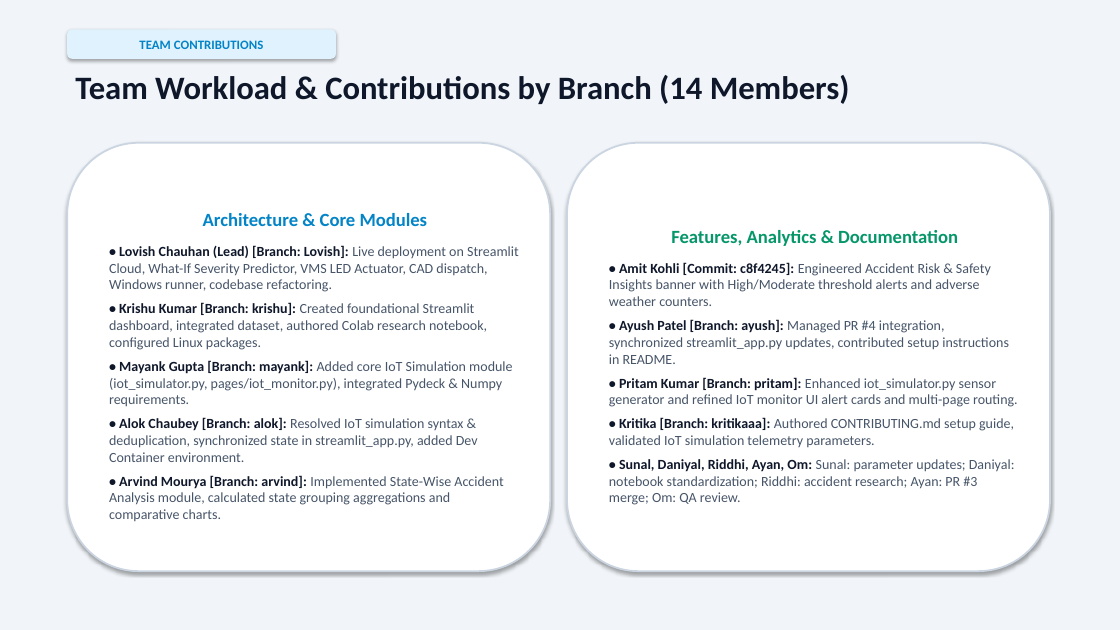
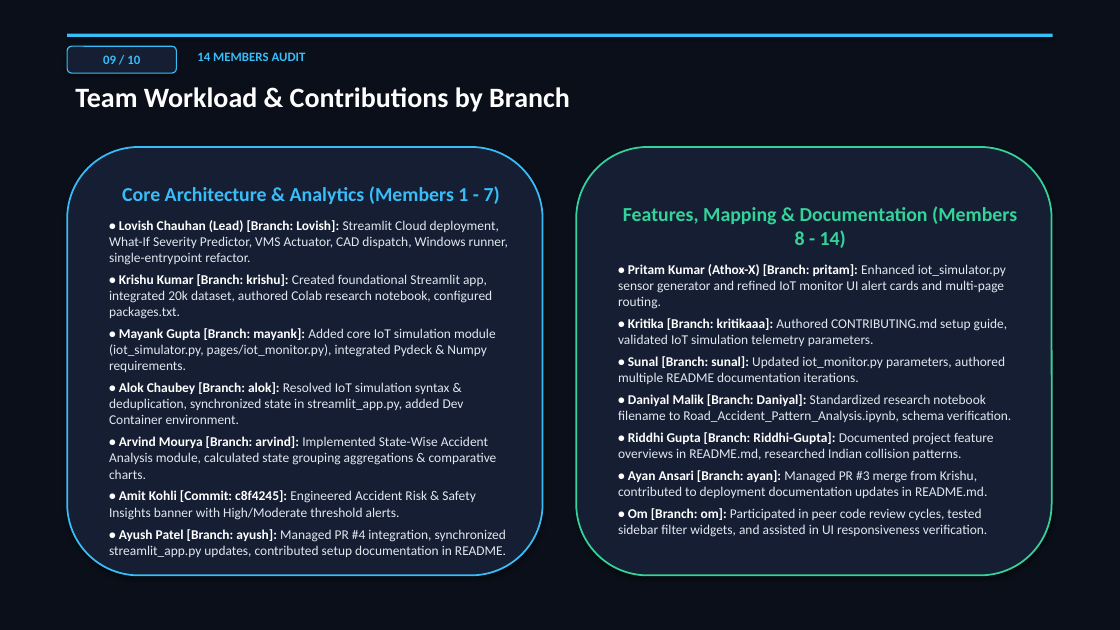
Before and after one commit to igris-bit/Road-Accident-Pattern-Analysis, a slide deck: slide 9 of docs/presentation/Road_Accident_Pattern_Analysis_Presentation.pptx. Drawn at 1120x630 pixels with LibreOffice and Linux fonts; fonts in the diff are those of the drawing. Boxes give left, top, right and bottom in pixels: in the first picture for what was removed or moved away, otherwise in the second. Text is boxed around its words. In the diff, an @@ line names an element or a change of style, - is before the commit and + after.

Commit message:
Redesign PPTX with modern deep obsidian tech theme, strict mathematical alignment, and high-visibility typography

```diff
--- a/docs/presentation/Road_Accident_Pattern_Analysis_Presentation.pptx
+++ b/docs/presentation/Road_Accident_Pattern_Analysis_Presentation.pptx
@@ rectangle at (x1=0, y1=0, x2=1120, y2=630): fill #F1F5F9 to #0B0F19 @@
@@ rounded rectangle removed at (x1=67, y1=29, x2=336, y2=59) @@
-TEAM CONTRIBUTIONS
@@ rectangle added at (x1=67, y1=34, x2=1053, y2=37), fill #38BDF8 @@
@@ rounded rectangle added at (x1=67, y1=46, x2=176, y2=73), fill #151E32, outline #38BDF8 1 pt, 11 pt, text #38BDF8, bold @@
+09 / 10
@@ text added at (x1=197, y1=52, x2=306, y2=61), 11 pt, text #38BDF8, bold @@
+14 MEMBERS AUDIT
@@ text at (x1=75, y1=87, x2=570, y2=112): text changed; size 28 to 24 pt; text colour #0F172A to #FFFFFF @@
-Team Workload & Contributions by Branch (14 Members)
+Team Workload & Contributions by Branch
@@ rounded rectangle "Core Architecture & Analytics (Members ..." resized from (x1=67, y1=143, x2=550, y2=571) to (x1=67, y1=147, x2=543, y2=576) @@
@@ rounded rectangle "Core Architecture & Analytics (Members ..." at (x1=67, y1=147, x2=543, y2=576): fill #FFFFFF to #151E32; outline #CBD5E1 1.5 pt to #38BDF8 1.5 pt @@
@@ rounded rectangle "Features, Mapping & Documentation (Members ..." resized from (x1=567, y1=143, x2=1050, y2=571) to (x1=576, y1=147, x2=1052, y2=576) @@
@@ rounded rectangle "Features, Mapping & Documentation (Members ..." at (x1=576, y1=147, x2=1052, y2=576): fill #FFFFFF to #151E32; outline #CBD5E1 1.5 pt to #34D399 1.5 pt @@
@@ text in rounded rectangle at (x1=109, y1=186, x2=508, y2=372): text changed; size 12 to 11.5 pt; text colour #475569 to #E2E8F0 @@
-Architecture & Core Modules
-• Lovish Chauhan (Lead) [Branch: Lovish]: Live deployment on Streamlit Cloud, What-If Severity Predictor, VMS LED Actuator, CAD dispatch, Windows runner, codebase refactoring.
-• Krishu Kumar [Branch: krishu]: Created foundational Streamlit dashboard, integrated dataset, authored Colab research notebook, configured Linux packages.
-• Mayank Gupta [Branch: mayank]: Added core IoT Simulation module (iot_simulator.py, pages/iot_monitor.py), integrated Pydeck & Numpy requirements.
+Core Architecture & Analytics (Members 1 - 7)
+• Lovish Chauhan (Lead) [Branch: Lovish]: Streamlit Cloud deployment, What-If Severity Predictor, VMS Actuator, CAD dispatch, Windows runner, single-entrypoint refactor.
+• Krishu Kumar [Branch: krishu]: Created foundational Streamlit app, integrated 20k dataset, authored Colab research notebook, configured packages.txt.
+• Mayank Gupta [Branch: mayank]: Added core IoT simulation module (iot_simulator.py, pages/iot_monitor.py), integrated Pydeck & Numpy requirements.
@@ text in rounded rectangle at (x1=618, y1=206, x2=1017, y2=309): text changed; size 12 to 11.5 pt; text colour #475569 to #E2E8F0 @@
-Features, Analytics & Documentation
-• Amit Kohli [Commit: c8f4245]: Engineered Accident Risk & Safety Insights banner with High/Moderate threshold alerts and adverse weather counters.
-• Ayush Patel [Branch: ayush]: Managed PR #4 integration, synchronized streamlit_app.py updates, contributed setup instructions in README.
-• Pritam Kumar [Branch: pritam]: Enhanced iot_simulator.py sensor generator and refined IoT monitor UI alert cards and multi-page routing.
+Features, Mapping & Documentation (Members 8 - 14)
+• Pritam Kumar (Athox-X) [Branch: pritam]: Enhanced iot_simulator.py sensor generator and refined IoT monitor UI alert cards and multi-page routing.
@@ text in rounded rectangle at (x1=618, y1=318, x2=1008, y2=346): size 12 to 11.5 pt in "• Kritika [Branch: kritikaaa]: Authored CONTRIBUTING.md setu ..."; text colour #0F172A to #FFFFFF in "• Kritika [Branch: kritikaaa]:"; text colour #475569 to #E2E8F0 in "Authored CONTRIBUTING.md setup guide, validated IoT simulati ..."; less space between paragraphs @@
@@ text in rounded rectangle at (x1=618, y1=356, x2=1011, y2=537): text changed; size 12 to 11.5 pt; text colour #475569 to #E2E8F0 @@
-• Sunal, Daniyal, Riddhi, Ayan, Om: Sunal: parameter updates; Daniyal: notebook standardization; Riddhi: accident research; Ayan: PR #3 merge; Om: QA review.
+• Sunal [Branch: sunal]: Updated iot_monitor.py parameters, authored multiple README documentation iterations.
+• Daniyal Malik [Branch: Daniyal]: Standardized research notebook filename to Road_Accident_Pattern_Analysis.ipynb, schema verification.
+• Riddhi Gupta [Branch: Riddhi-Gupta]: Documented project feature overviews in README.md, researched Indian collision patterns.
+• Ayan Ansari [Branch: ayan]: Managed PR #3 merge from Krishu, contributed to deployment documentation updates in README.md.
+• Om [Branch: om]: Participated in peer code review cycles, tested sidebar filter widgets, and assisted in UI responsiveness verification.
@@ text in rounded rectangle at (x1=109, y1=382, x2=464, y2=424): size 12 to 11.5 pt in "• Alok Chaubey [Branch: alok]: Resolved IoT ..."; text colour #0F172A to #FFFFFF in "• Alok Chaubey [Branch: alok]:"; text colour #475569 to #E2E8F0 in "Resolved IoT simulation syntax & deduplication, synchronized ..."; less space between paragraphs @@
@@ text in rounded rectangle at (x1=109, y1=436, x2=506, y2=557): text changed; size 12 to 11.5 pt; text colour #475569 to #E2E8F0 @@
-• Arvind Mourya [Branch: arvind]: Implemented State-Wise Accident Analysis module, calculated state grouping aggregations and comparative charts.
+• Arvind Mourya [Branch: arvind]: Implemented State-Wise Accident Analysis module, calculated state grouping aggregations & comparative charts.
+• Amit Kohli [Commit: c8f4245]: Engineered Accident Risk & Safety Insights banner with High/Moderate threshold alerts.
+• Ayush Patel [Branch: ayush]: Managed PR #4 integration, synchronized streamlit_app.py updates, contributed setup documentation in README.
```
Also in this commit, not shown: 9 other slides changed.
